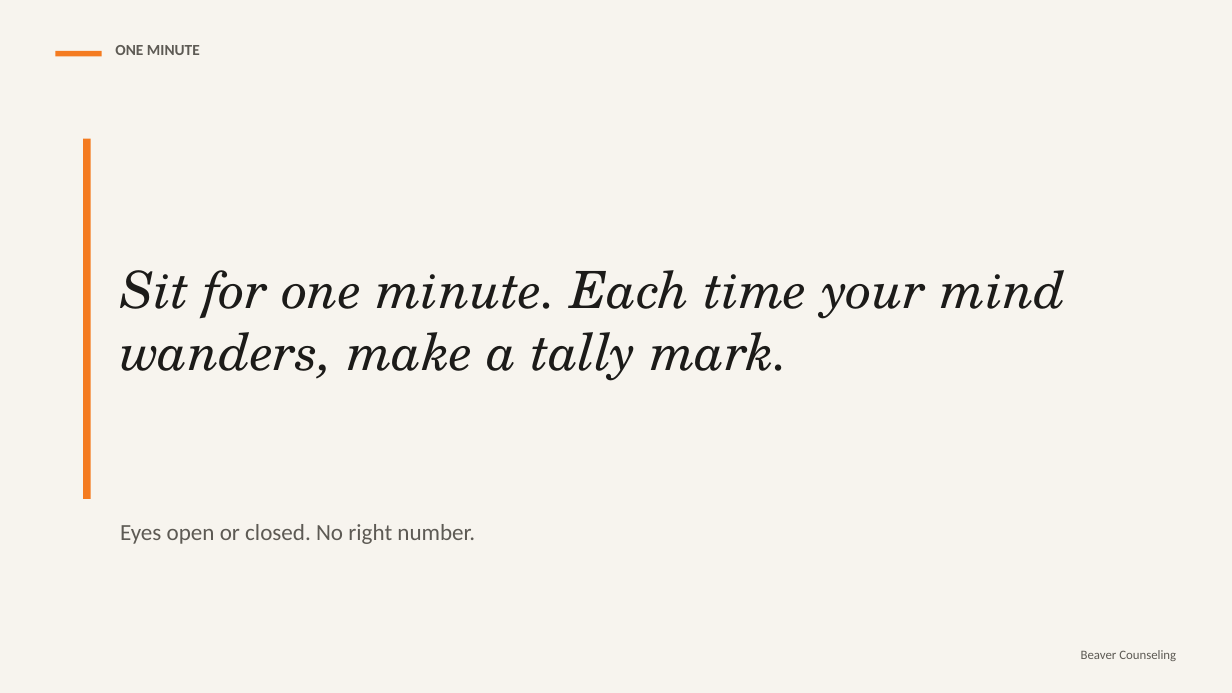
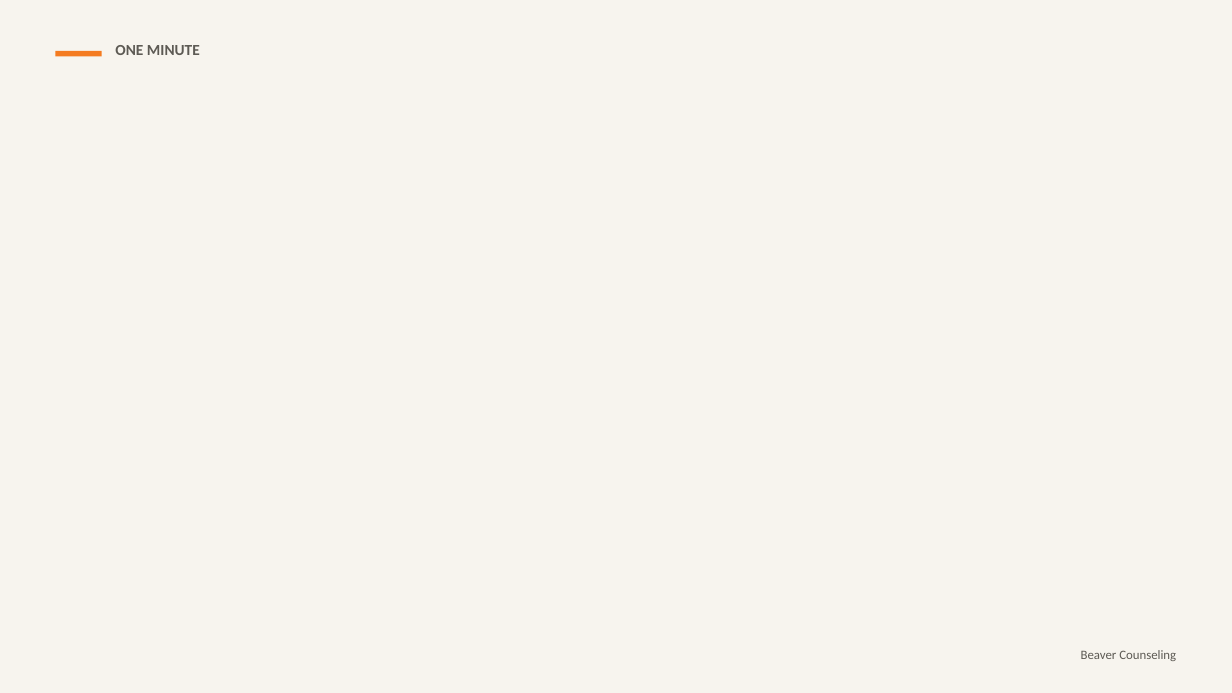
Before and after one commit to rmwtoolkit/bcds-toolkit, a slide deck: slide 3 of decks/train-your-attention-lesson-v2.pptx. Drawn at 1232x693 pixels with LibreOffice and Linux fonts; fonts in the diff are those of the drawing; background and template pictures are left out. Boxes give left, top, right and bottom in pixels: in the first picture for what was removed or moved away, otherwise in the second. Text is boxed around its words. In the diff, an @@ line names an element or a change of style, - is before the commit and + after.

```diff
--- a/decks/train-your-attention-lesson-v2.pptx
+++ b/decks/train-your-attention-lesson-v2.pptx
@@ rectangle removed at bbox=[83, 139, 91, 499] @@
@@ text removed at bbox=[120, 270, 1065, 381] @@
-Sit for one minute. Each time your mind wanders, make a tally mark.
@@ text removed at bbox=[120, 524, 475, 544] @@
-Eyes open or closed. No right number.
```
Also in this commit, not shown: 8 other slides changed, 19 slides added, 3 slides removed, 2 other files.
